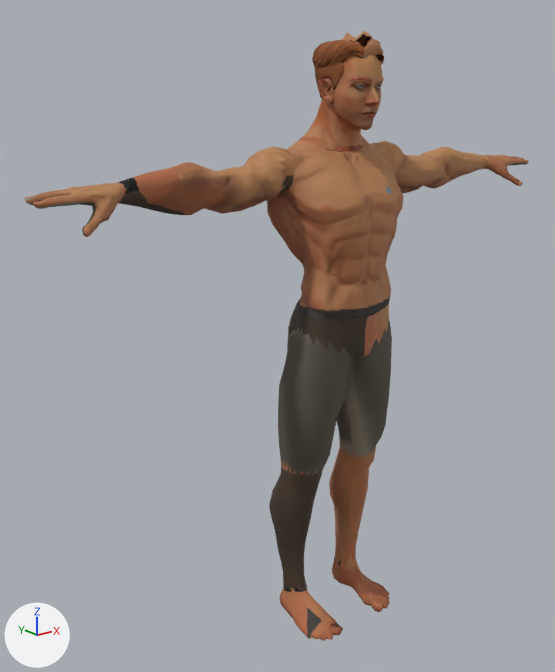
An edit to the glTF model modely/postavy/hrdinove/kluk_telo.gltf, drawn before and after from the same camera.
One viewpoint serves both versions: a 50 mm lens placed at (-1.565, -1.634, 1.673), pointed at (-0.14, 0.147, 0.96). Arrows for +X, +Y and +Z are at lower left; the lights stay in place. The first picture is the older version. Vertices at exactly the same position are counted once.

The older version as bpy lines, for what is in view:
```python
me_kluk_telo_lytka = bpy.data.meshes.new('kluk_telo_lytka')
me_kluk_telo_lytka.from_pydata(...)  # 393 vertices, 606 faces; spans x -0.191..0.191, y -0.031..0.161, z 0.055..0.577
me_kluk_telo_lytka.materials.append(mat_kluk_telo_kuze_tela)
me_kluk_telo_paze = bpy.data.meshes.new('kluk_telo_paze')
me_kluk_telo_paze.from_pydata(...)  # 445 vertices, 746 faces; spans x -0.721..0.721, y 0.003..0.16, z 1.365..1.539
me_kluk_telo_paze.materials.append(mat_kluk_telo_kuze_tela)
me_kluk_telo_stehna = bpy.data.meshes.new('kluk_telo_stehna')
me_kluk_telo_stehna.from_pydata(...)  # 318 vertices, 474 faces; spans x -0.195..0.195, y -0.091..0.141, z 0.523..1.022
me_kluk_telo_stehna.materials.append(mat_kluk_telo_kuze_tela)
me_kluk_telo_trup = bpy.data.meshes.new('kluk_telo_trup')
me_kluk_telo_trup.from_pydata(...)  # 621 vertices, 946 faces; spans x -0.242..0.242, y -0.127..0.163, z 0.89..1.566
me_kluk_telo_trup.materials.append(mat_kluk_telo_kuze_tela)
me_plane_002 = bpy.data.meshes.new('Plane.002')
me_plane_002.from_pydata(...)  # 695 vertices, 1301 faces; spans x -0.085..0.09, y -0.079..0.108, z 1.661..1.84
me_plane_002.materials.append(mat_kluk_vlasy)
ob_kluk_hair_simpleparted = bpy.data.objects.new('kluk_hair_simpleparted', me_plane_002)
ob_kluk_hair_simpleparted.location = (0.0, 0.0, 0.0)
ob_kluk_telo_lytka = bpy.data.objects.new('kluk_telo_lytka', me_kluk_telo_lytka)
ob_kluk_telo_lytka.location = (0.0, 0.0, 0.0)
ob_kluk_telo_paze = bpy.data.objects.new('kluk_telo_paze', me_kluk_telo_paze)
ob_kluk_telo_paze.location = (0.0, 0.0, 0.0)
ob_kluk_telo_stehna = bpy.data.objects.new('kluk_telo_stehna', me_kluk_telo_stehna)
ob_kluk_telo_stehna.location = (0.0, 0.0, 0.0)
ob_kluk_telo_trup = bpy.data.objects.new('kluk_telo_trup', me_kluk_telo_trup)
ob_kluk_telo_trup.location = (0.0, 0.0, 0.0)
# also in view: 'kluk_telo_chodidla' at (0.0, 0.007, 0.064); 'kluk_telo_dekolt' at (0.0, -0.052, 1.472); 'kluk_telo_hlava' at (0.0, 0.008, 1.669); 'kluk_telo_ruce' at (0.0, 0.041, 1.421)
```
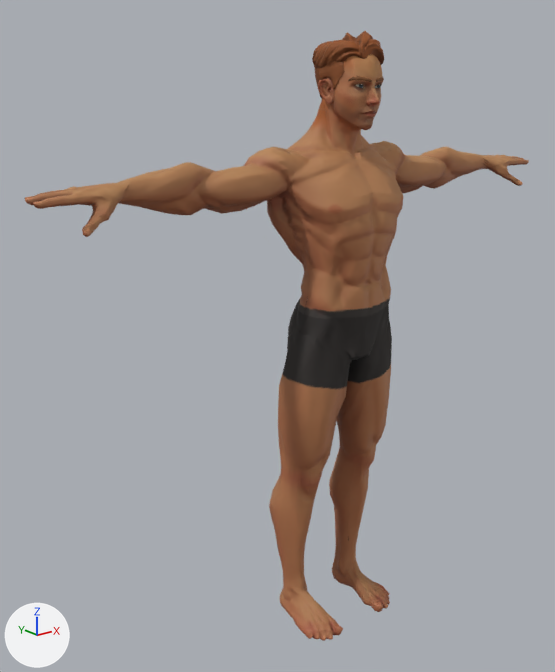
Location of each change, [x1, y1, x2, y2] in pixels of the pictures (555 x 672 px):
part 1 of me_kluk_telo_lytka, surface changed (lighter): [269, 445, 376, 592] in both
part 2 of me_kluk_telo_paze, surface changed: [116, 153, 489, 215] in both
part 3 of me_kluk_telo_stehna, surface changed: [278, 321, 392, 479] in both
part 4 of me_kluk_telo_trup, reshaped: before [288, 136, 403, 207]; after [288, 140, 403, 207]
part 5 of me_kluk_telo_trup, surface changed: [278, 139, 389, 360] in both

The edits, one by one:
me_kluk_telo_lytka has 393 vertices, 606 faces and spans x -0.191..0.191, y -0.031..0.161, z 0.055..0.577.
me_kluk_telo_lytka is used by ob_kluk_telo_lytka; location (0.0, 0.0, 0.0).
me_kluk_telo_lytka part 1: texture (UV) coordinates of 606 of 606 faces, centred in x -0.19..0.19, y -0.027..0.158, z 0.067..0.555, changed; they spanned u 0.77..0.97, v 0.2..0.91 and now span u 0.18..0.87, v 0.26..0.96.
me_kluk_telo_paze has 445 vertices, 746 faces and spans x -0.721..0.721, y 0.003..0.16, z 1.365..1.539.
me_kluk_telo_paze is used by ob_kluk_telo_paze; location (0.0, 0.0, 0.0).
me_kluk_telo_paze part 2: texture (UV) coordinates of 746 of 746 faces, centred in x -0.71..0.71, y 0.004..0.159, z 1.367..1.535, changed; they spanned u 0.01..0.97, v 0.01..0.98 and now span u 0.01..0.96, v 0.1..0.99.
me_kluk_telo_stehna has 318 vertices, 474 faces and spans x -0.195..0.195, y -0.091..0.141, z 0.523..1.022.
me_kluk_telo_stehna is used by ob_kluk_telo_stehna; location (0.0, 0.0, 0.0).
me_kluk_telo_stehna part 3: texture (UV) coordinates of 474 of 474 faces, centred in x -0.194..0.194, y -0.076..0.138, z 0.543..1.008, changed; they spanned u 0.46..0.79, v 0.72..0.86 and now span u 0.11..0.49, v 0.62..0.78.
me_kluk_telo_trup is used by ob_kluk_telo_trup; location (0.0, 0.0, 0.0).
me_kluk_telo_trup had 621 vertices, 946 faces and spanned x -0.242..0.242, y -0.127..0.163, z 0.89..1.566.
me_kluk_telo_trup now has 574 vertices, 882 faces and spans x -0.242..0.242, y -0.127..0.163, z 0.89..1.557.
Part 4, on me_kluk_telo_trup:
78 vertices are removed from x -0.168..0.168, y -0.069..0.162, z 1.276..1.566.
172 faces are deleted.
4 vertices move from x -0.091..0.091, y 0.045..0.154, z 1.473..1.562 to x -0.105..0.105, y 0.051..0.149, z 1.488..1.553.
31 vertices are added at x -0.168..0.168, y -0.076..0.16, z 1.291..1.549.
108 new faces join them.
me_kluk_telo_trup part 5: 194 kept faces spanning x -0.242..0.218, y -0.101..0.148, z 0.89..1.557 get new texture (UV) coordinates.
